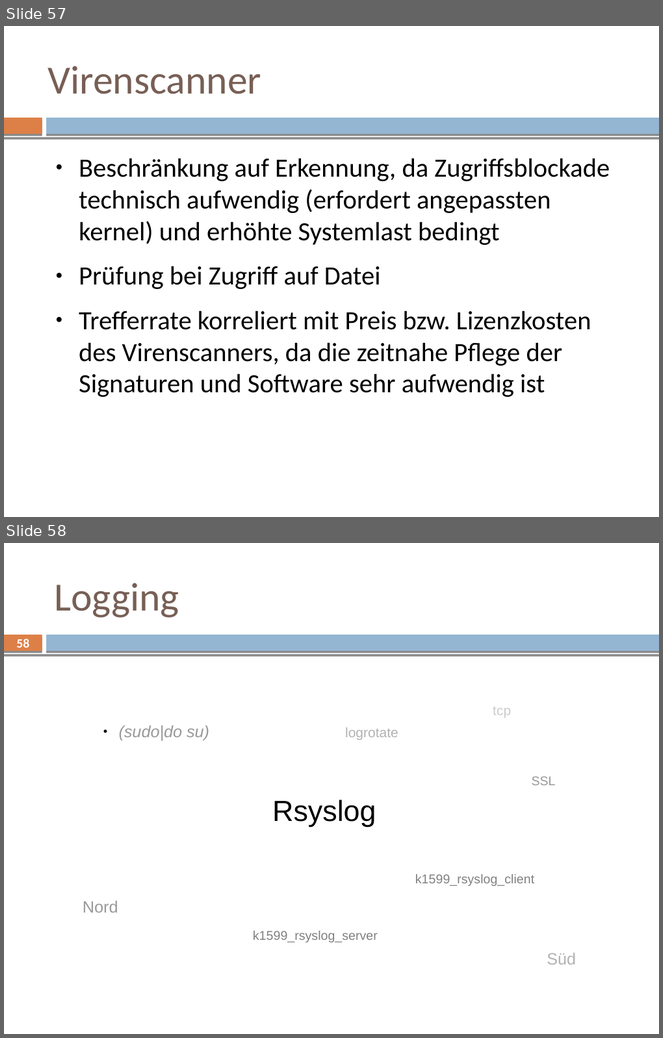
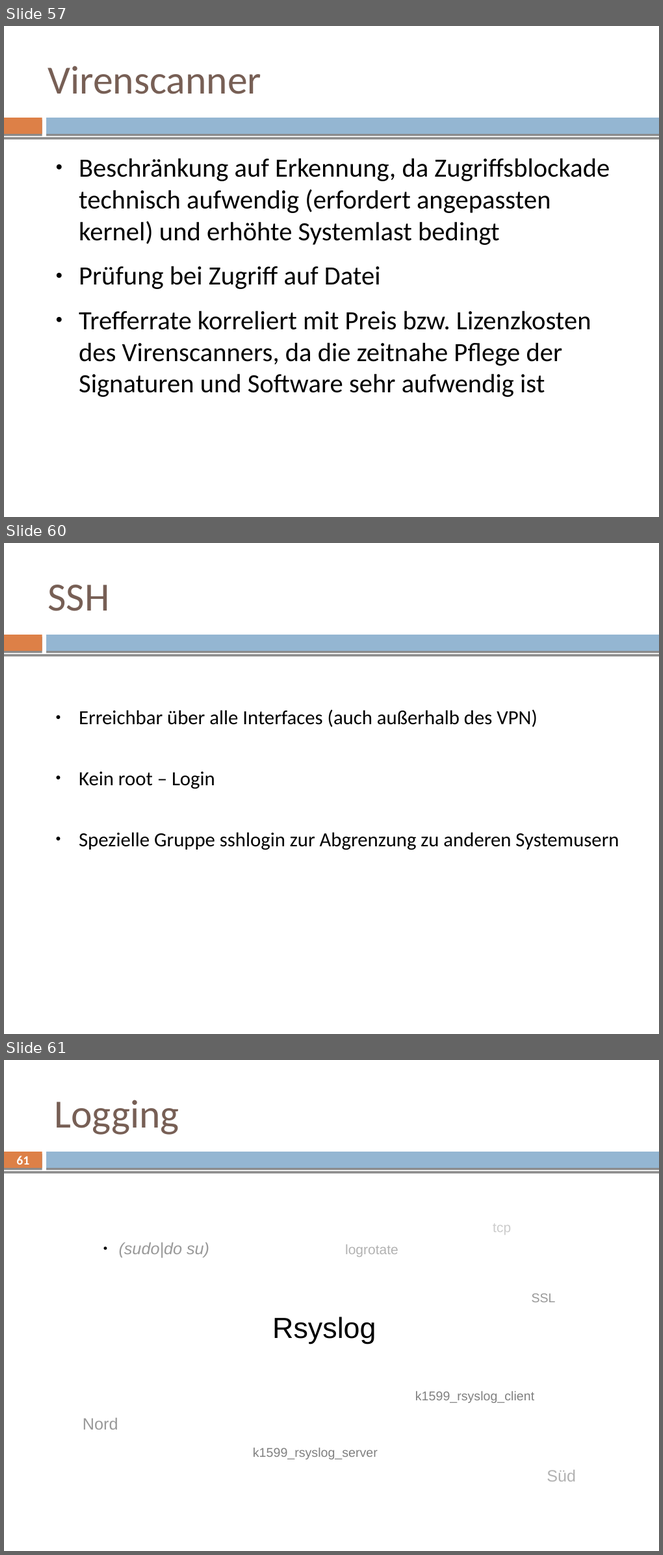
Before and after one commit to mvw/Wilddiebe10, a slide deck: keynote/keynote.odp. Shown one above the other, each under a label of ours: slides 57 and 58 before the commit, slides 57, 60 and 61 after it; the slides between them are not shown. The pictures are 663x1038 and 663x1555 pixels, drawn with LibreOffice and Linux fonts; fonts in the diff are those of the drawing. Boxes give left, top, right and bottom in pixels: in the first picture for what was removed or moved away, otherwise in the second. Text is boxed around its words. In the diff, an @@ line names an element or a change of style, - is before the commit and + after.

```diff
--- a/keynote/keynote.odp
+++ b/keynote/keynote.odp
@@ slide 60 added at (x1=4, y1=543, x2=659, y2=1034), background #FFFFFF; not listed: 3 template elements that a slide beside it also shows @@
@@ title added at (x1=48, y1=585, x2=110, y2=611), 44 pt, text #775F55 @@
+SSH
@@ text added at (x1=79, y1=709, x2=619, y2=850), 22 pt, text #000000 @@
+● Erreichbar über alle Interfaces (auch außerhalb des VPN)
+● Kein root – Login
+● Spezielle Gruppe sshlogin zur Abgrenzung zu anderen Systemusern
@@ what was slide 58 is now slide 61 @@
@@ page number at (x1=16, y1=1156, x2=29, y2=1169): text changed @@
-58
+61
```
Also in this commit, not shown: 1 slide changed, 4 other slides added, 3 slides removed, 1 other file.
